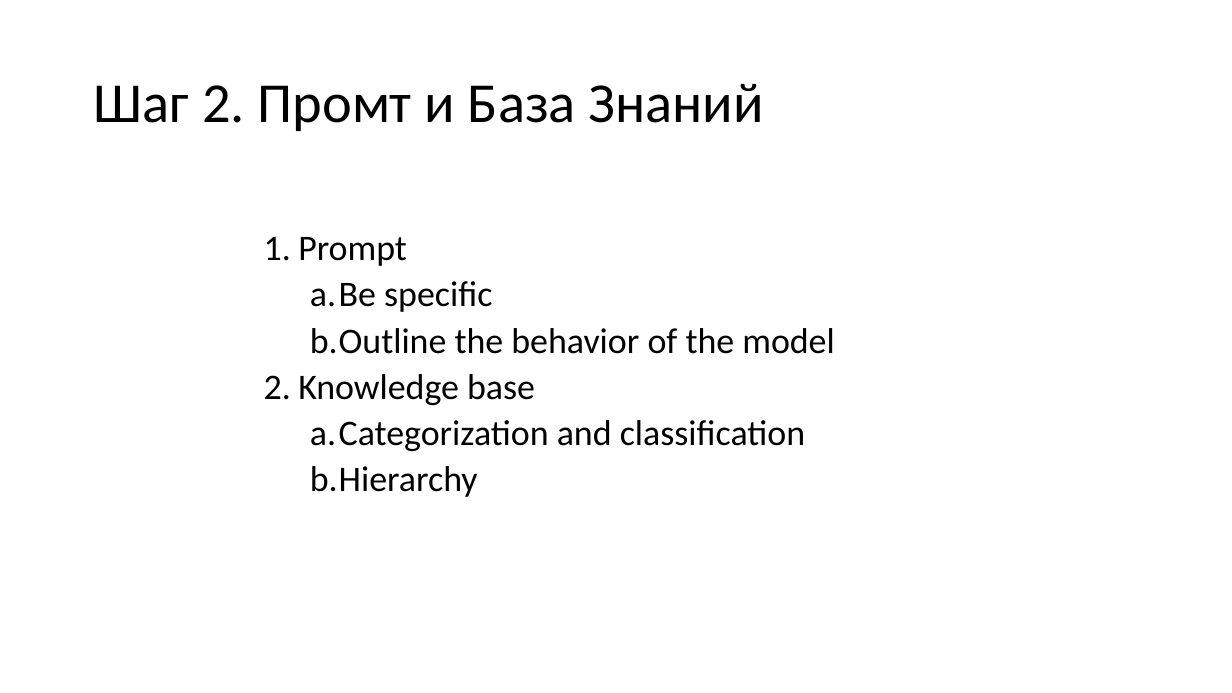
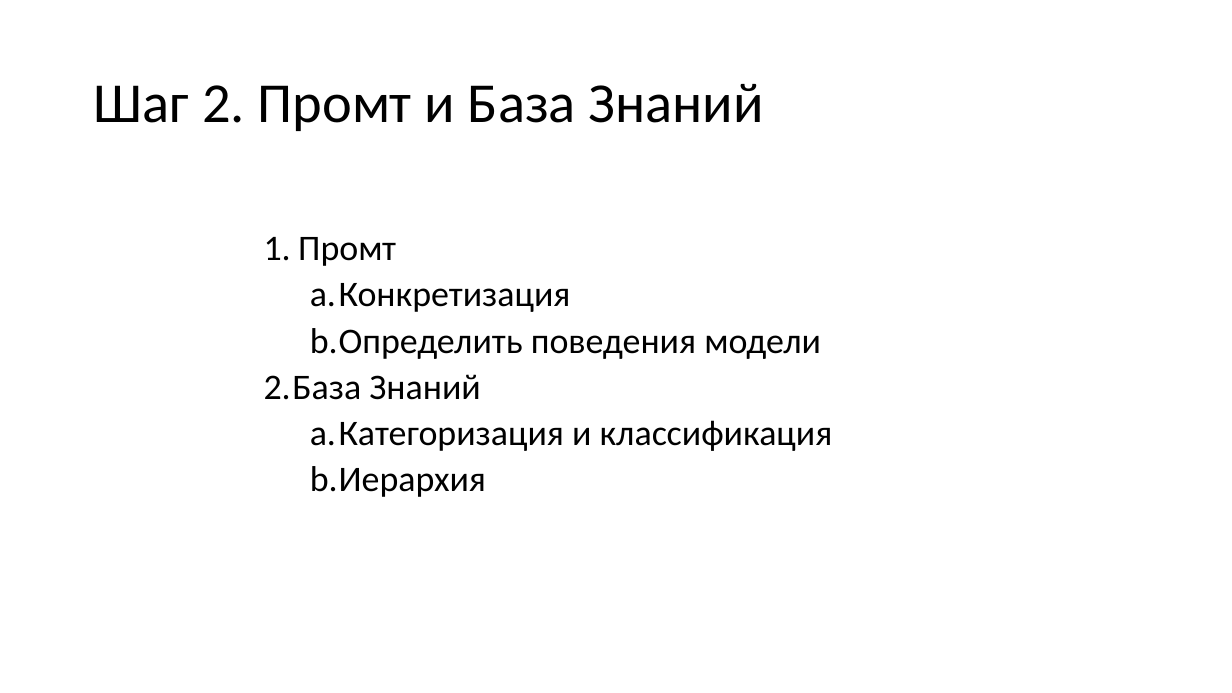
Before and after one commit to kvoloshenko/LLMT_01, a slide deck: slide 8 of TGNotebook/Docs/TGbotChatGPT_02_ru.pptx. Drawn at 1232x693 pixels with LibreOffice and Linux fonts; fonts in the diff are those of the drawing. Boxes give left, top, right and bottom in pixels: in the first picture for what was removed or moved away, otherwise in the second. Text is boxed around its words. In the diff, an @@ line names an element or a change of style, - is before the commit and + after.

```diff
--- a/TGNotebook/Docs/TGbotChatGPT_02_ru.pptx
+++ b/TGNotebook/Docs/TGbotChatGPT_02_ru.pptx
@@ text at (x1=264, y1=237, x2=833, y2=497): text changed @@
-1. Prompt
-  a. Be specific
-  b. Outline the behavior of the model
-2. Knowledge base
-  a. Categorization and classification
-  b. Hierarchy
+1. Промт
+  a. Конкретизация
+  b. Определить поведения модели
+2. База Знаний
+  a. Категоризация и классификация
+  b. Иерархия
```
Also in this commit, not shown: 2 other slides changed, 1 slide added, 1 slide removed, 1 other file.
